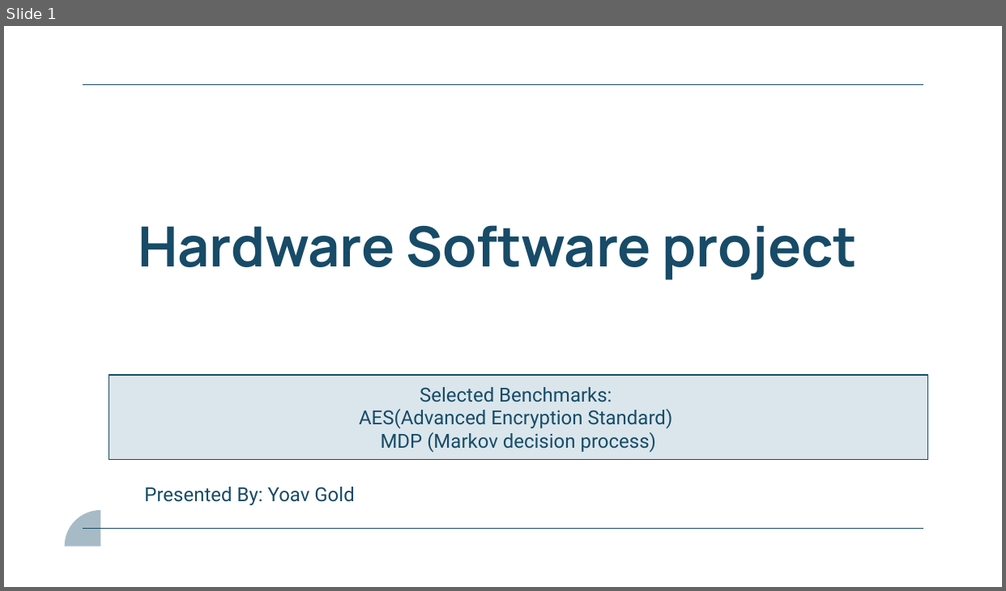
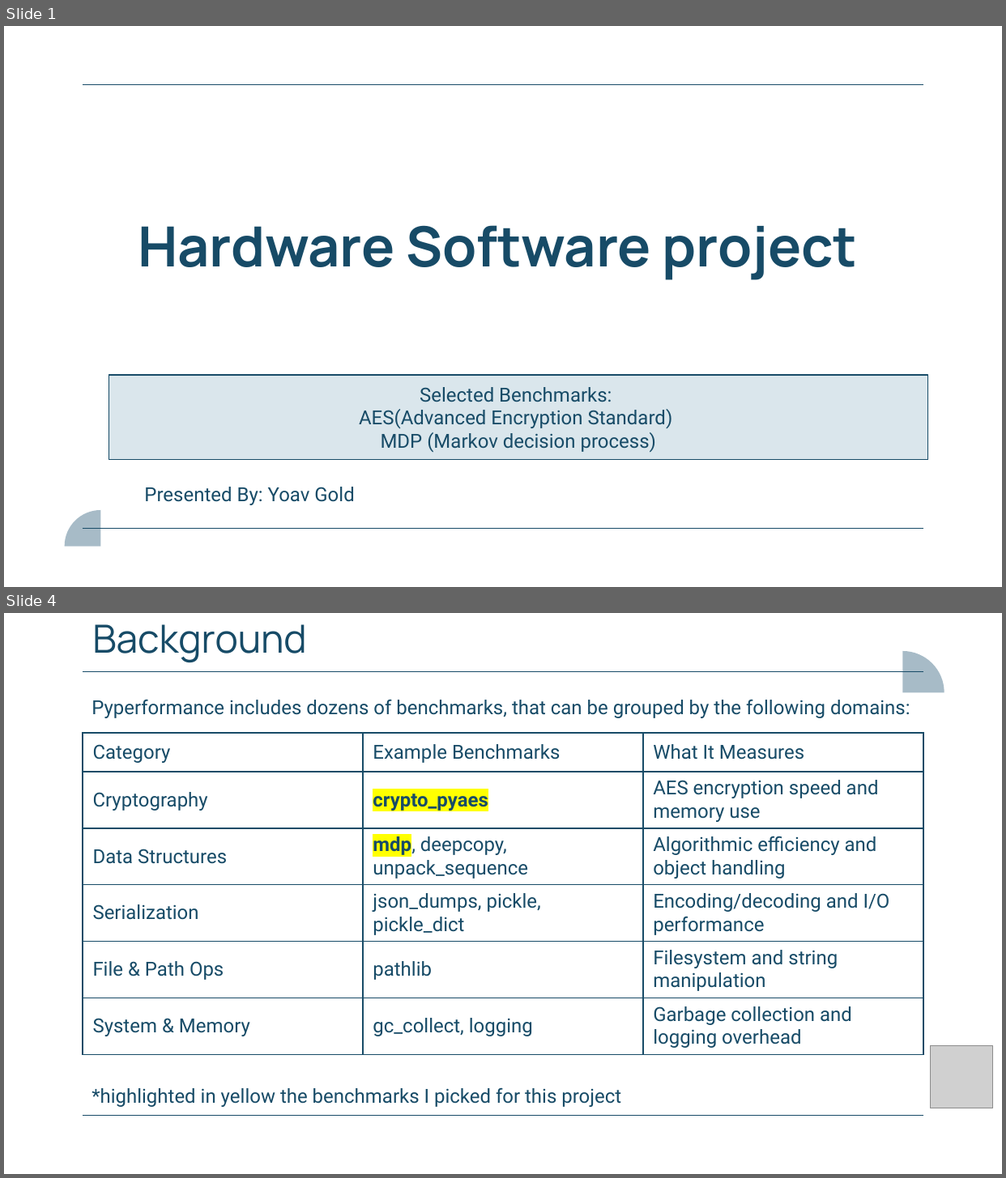
Before and after one commit to YoavGold/hw_sw_project, a slide deck: presentation/final_presentation.pptx. Shown one above the other, each under a label of ours: slide 1 before the commit, slides 1 and 4 after it; the slides between them are not shown. The pictures are 1006x591 and 1006x1178 pixels, drawn with LibreOffice and Linux fonts; fonts in the diff are those of the drawing; grey boxes stand for pictures. Boxes give left, top, right and bottom in pixels: in the first picture for what was removed or moved away, otherwise in the second. Text is boxed around its words. In the diff, an @@ line names an element or a change of style, - is before the commit and + after.

```diff
--- a/presentation/final_presentation.pptx
+++ b/presentation/final_presentation.pptx
@@ slide 4 added at (x1=4, y1=613, x2=1002, y2=1174), background #FFFFFF; not listed: 2 template elements that a slide beside it also shows @@
@@ title added at (x1=92, y1=624, x2=307, y2=663), 28 pt, text #174B67 @@
+Background
@@ freeform shape added at (x1=902, y1=651, x2=944, y2=693), fill #A7BBC7 @@
@@ text added at (x1=91, y1=699, x2=910, y2=718), 14 pt, text #174B67 @@
+  Pyperformance includes dozens of benchmarks, that can be grouped by the following domains:
@@ table added at (x1=83, y1=733, x2=924, y2=1054), 6 rows, 3 columns @@
+Category | Example Benchmarks | What It Measures
+Cryptography | crypto_pyaes | AES encryption speed and memory use
+Data Structures | mdp, deepcopy, unpack_sequence | Algorithmic efficiency and object handling
+Serialization | json_dumps, pickle, pickle_dict | Encoding/decoding and I/O performance
+File & Path Ops | pathlib | Filesystem and string manipulation
+System & Memory | gc_collect, logging | Garbage collection and logging overhead
@@ picture added at (x1=930, y1=1046, x2=992, y2=1108) @@
@@ text added at (x1=91, y1=1088, x2=621, y2=1107), 14 pt, text #174B67 @@
+  *highlighted in yellow the benchmarks I picked for this project
```
Also in this commit, not shown: 1 slide changed, 37 other slides added, 1 other file.
